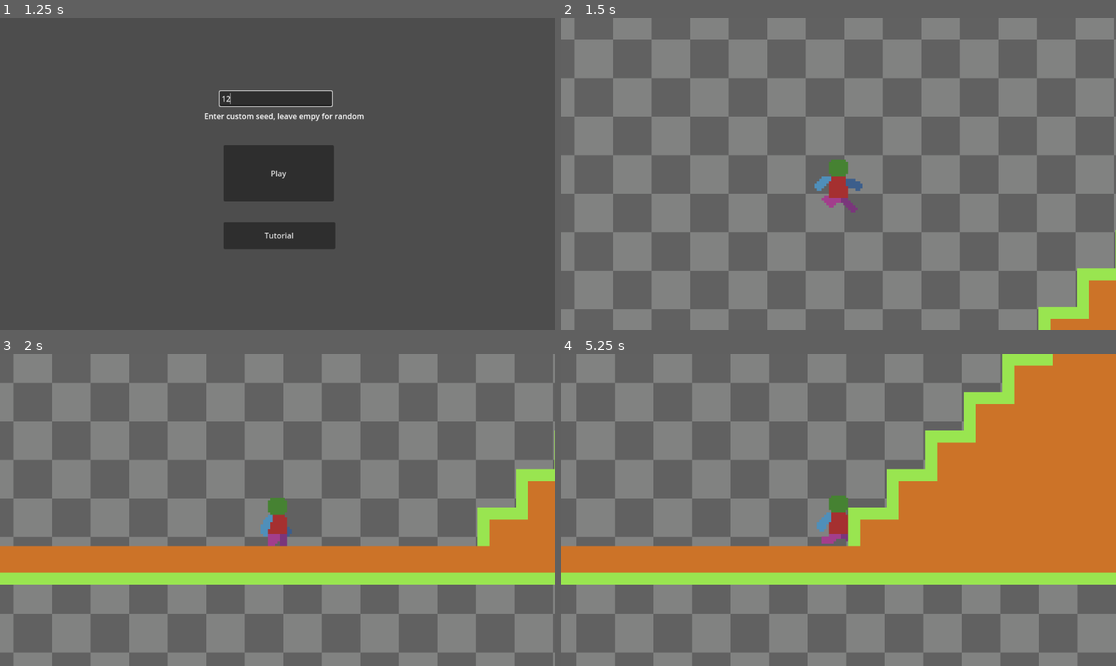
Above: before the commit, frames 1-4 (two rows, left to right).
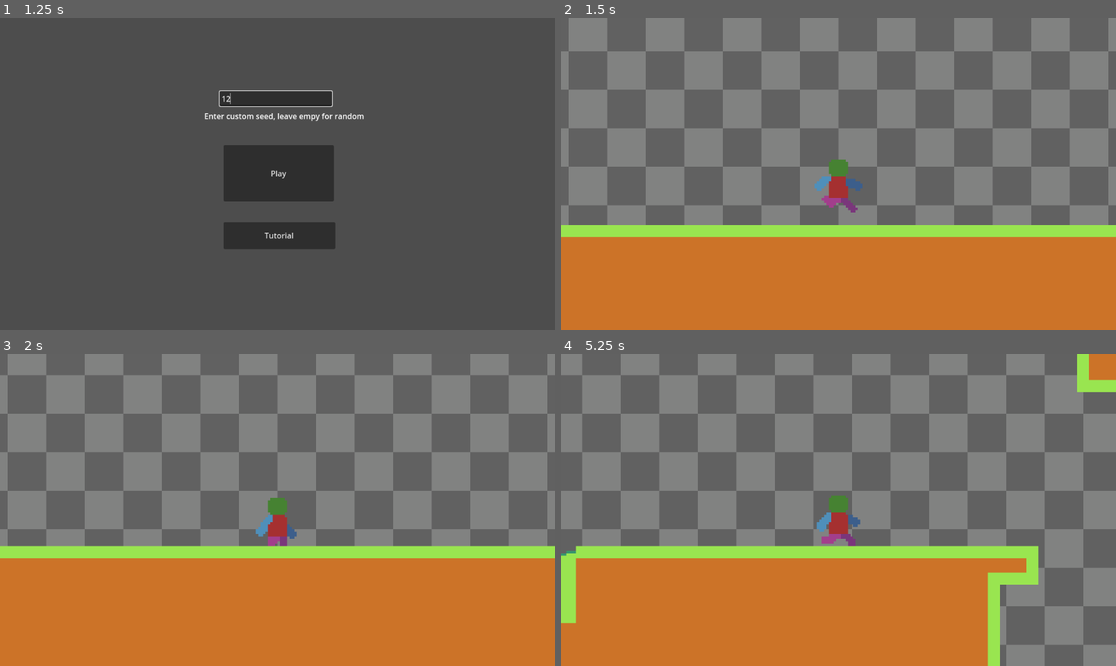
Above: after the commit, the same moments.

Repository: banjobanana/GameJam
Game: Godot game, scene res://Scenes/main_menu.tscn
Same seed, same stepped clock (60 frames per second), same inputs: the game is played once before the commit and once after it.
Inputs (mouse positions are in pixels of both pictures, inside the frame that each line leads up to):
- Up to frame 1 (1.25 s): click (277, 99) at 0.52 s; type "12" at 0.6 s
- Up to frame 2 (1.5 s): click "Tutorial" at 1.25 s
- Up to frame 3 (2 s): no input
- Up to frame 4 (5.25 s): hold D (Right) 2.03-3.53 s; tap C (Dash) every 0.75 s from 2.1 to 5.1 s; tap Space (Jump) at 2.27, 3.02, 4.52 s; hold A (Left) 3.53-4.28 s; hold D (Right) from 4.28 s (still down)

Frame 1 is identical in both runs. In frame 2, 75% of the frame differs, in the area x 0-100%, y 0-100%; in frame 3, 53%; in frame 4, 81%.
Error before the commit: Attempt to call function 'get_64' in base 'null instance' on a null instance. (res://Scritps/hub_area_items.gd:12)
Error after the commit: Attempt to call function 'get_64' in base 'null instance' on a null instance. (res://LevelSwitchings/level_manager.gd:14)

Commit message:
Tutorial button fix
Tutorial button in main menu leads to tutorial now

Diff:
--- a/project-box/LevelSwitchings/GoToTutorial.gd
+++ b/project-box/LevelSwitchings/GoToTutorial.gd
@@ -2,5 +2,5 @@
 
 
 func _on_button_down() -> void:
-	get_tree().change_scene_to_file("res://Levels/hub_area.tscn")
+	get_tree().change_scene_to_file("res://Levels/Tutorial.tscn")
 	pass # Replace with function body.
--- a/project-box/LevelSwitchings/level_manager.gd
+++ b/project-box/LevelSwitchings/level_manager.gd
@@ -20,12 +20,15 @@
 	level_root.EnterLevel()
 
 func GameOver():
-	get_tree().change_scene_to_file("res://Levels/hub_area.tscn")
-	print("GameOvering")
+	if level_root.Tutorial:
+		Restart()
+	else:
+		get_tree().change_scene_to_file("res://Levels/hub_area.tscn")
+		#print("GameOvering")
 
 func Restart():
-	print("Restarting")
-	print(level_root.GetSpawnPoint())
+	#print("Restarting")
+	#print(level_root.GetSpawnPoint())
 	player.position = level_root.GetSpawnPoint()
 
 func LevelComplete():
Not shown, changed: project-box/export_presets.cfg
